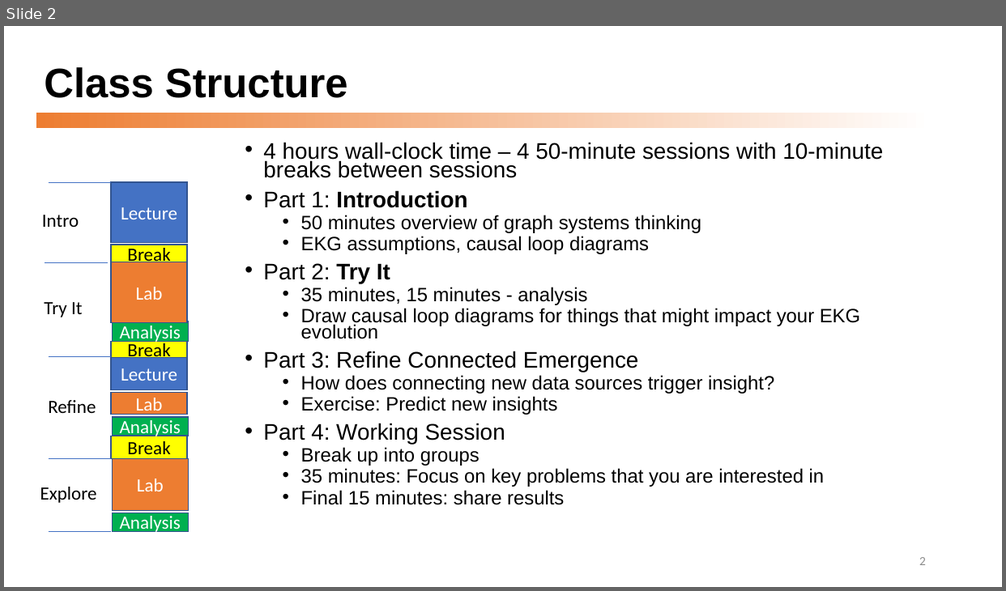
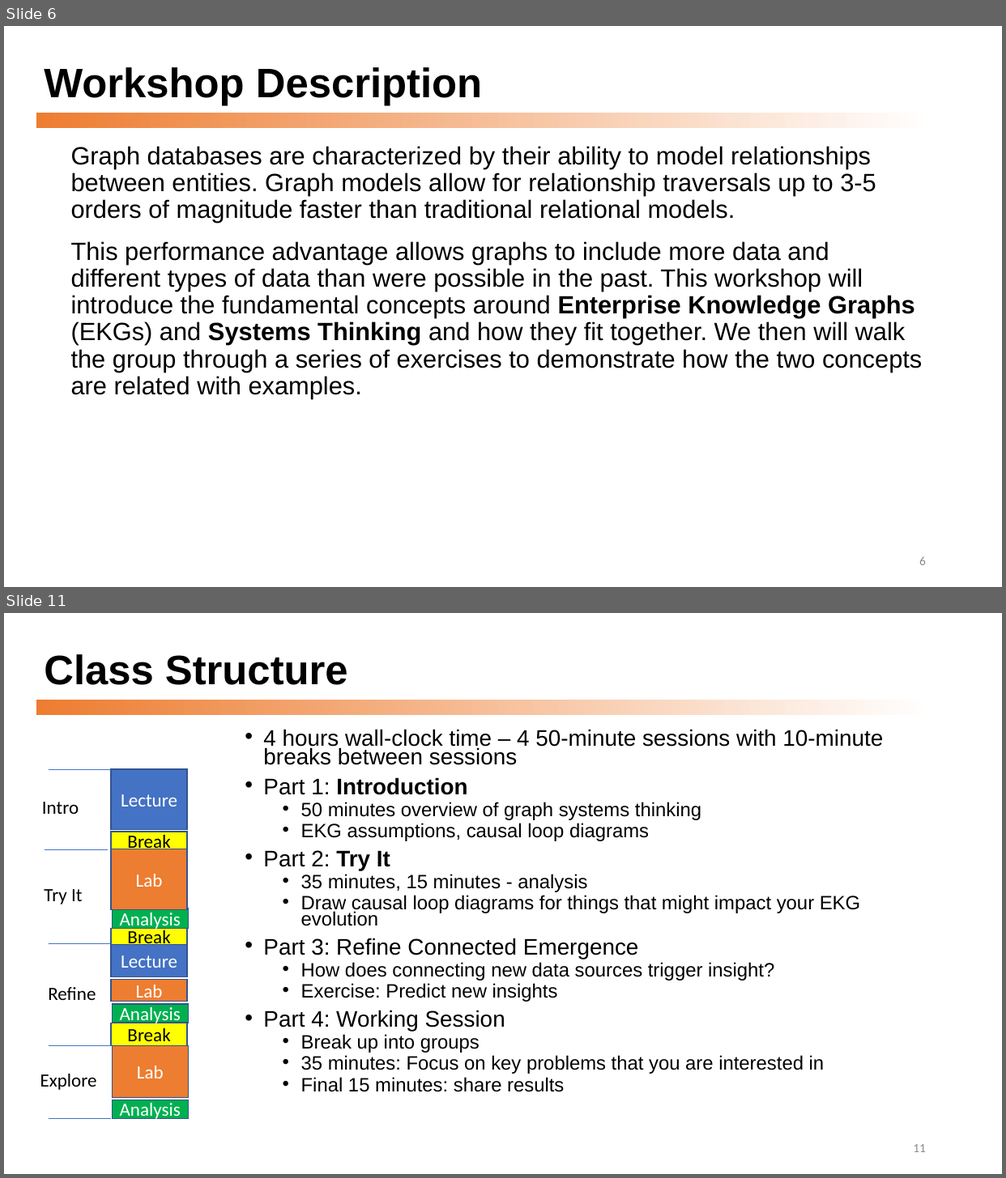
Before and after one commit to dmccreary/graph-systems-thinking, a slide deck: docs/presentations/Graph-Systems-Thinking-Half-Day-Workshop.pptx. Shown one above the other, each under a label of ours: slide 2 before the commit, slides 6 and 11 after it; the slides between them are not shown. The pictures are 1006x591 and 1006x1178 pixels, drawn with LibreOffice and Linux fonts; fonts in the diff are those of the drawing. Boxes give left, top, right and bottom in pixels: in the first picture for what was removed or moved away, otherwise in the second. Text is boxed around its words. In the diff, an @@ line names an element or a change of style, - is before the commit and + after.

```diff
--- a/docs/presentations/Graph-Systems-Thinking-Half-Day-Workshop.pptx
+++ b/docs/presentations/Graph-Systems-Thinking-Half-Day-Workshop.pptx
@@ slide 6 added at (x1=4, y1=26, x2=1002, y2=587), background #FFFFFF; not listed: 1 template element that a slide beside it also shows @@
@@ title added at (x1=44, y1=67, x2=482, y2=105), 39.6 pt, text #000000, bold @@
+Workshop Description
@@ text added at (x1=71, y1=146, x2=922, y2=399), 24 pt, text #000000 @@
+Graph databases are characterized by their ability to model relationships between entities. Graph models allow for relationship traversals up to 3-5 orders of magnitude faster than traditional relational models.
+This performance advantage allows graphs to include more data and different types of data than were possible in the past. This workshop will introduce the fundamental concepts around Enterprise Knowledge Graphs (EKGs) and Systems Thinking and how they fit together. We then will walk the group through a series of exercises to demonstrate how the two concepts are related with examples.
@@ page number added at (x1=919, y1=557, x2=926, y2=565), 12 pt, text #8C8C8C @@
+6
@@ what was slide 2 is now slide 11 @@
@@ page number at (x1=913, y1=1144, x2=926, y2=1152): text changed @@
-2
+11
```
Also in this commit, not shown: 7 slides changed, 15 other slides added, 1 other file.
